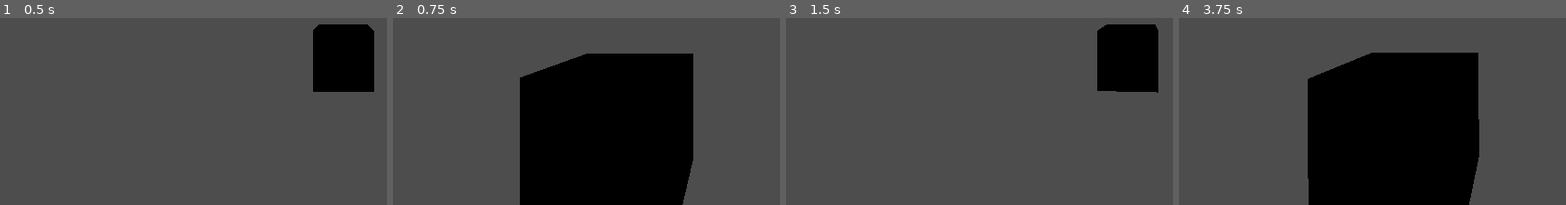
Above: before the commit, frames 1-4 (left to right).
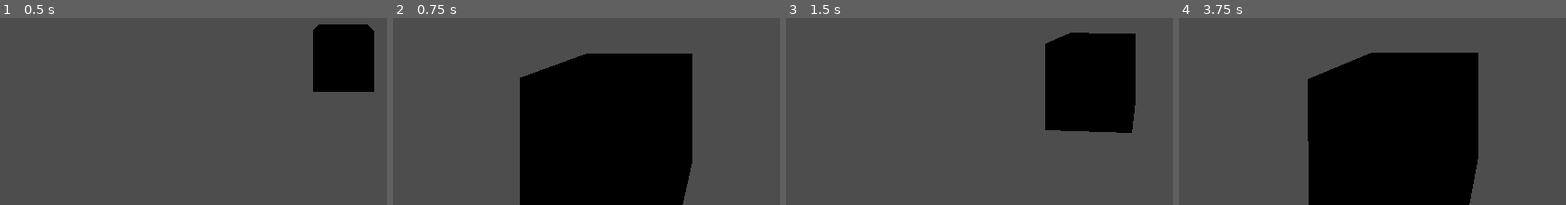
Above: after the commit, the same moments.

Repository: RangoAx/proyect-move
Game: Godot game, scene res://pj/character_body_3d.tscn
Two runs of this game, one before a commit and one after it. Both use one fixed random seed, a clock stepped at 60 frames per second and the inputs below. The project has no main scene, so this scene is started directly. The engine's default icon, where the game draws it, is replaced by a stand-in: a white triangle on a blue panel in a dark square.
Inputs (mouse positions are in pixels of both pictures, inside the frame that each line leads up to):
- Up to frame 1 (0.5 s): no input
- Up to frame 2 (0.75 s): tap Enter at 0.5 s; move the mouse to (outside the picture) at 0.52 s; hold W (move_forward) from 0.53 s (still down); hold Right mouse button (aim) from 0.53 s (still down)
- Up to frame 3 (1.5 s): keep holding W (move_forward); tap Space (jump) at 0.77, 1.25 s; move the mouse to (outside the picture) at 1.27 s; release Right mouse button (aim) at 1.28 s; right-click (outside the picture) at 1.35 s
- Up to frame 4 (3.75 s): keep holding W (move_forward); tap Space (jump) at 1.52, 2.75, 3.02 s; tap Enter at 2, 3.5 s; move the mouse to (outside the picture) at 2.02 s; hold Shift (run) 2.03-2.78 s; right-click (outside the picture) at 2.3 s; move the mouse to (outside the picture) at 2.77 s; right-click (outside the picture) at 2.85 s; move the mouse to (outside the picture) at 3.52 s; hold Right mouse button (aim) from 3.53 s (still down)

Frame 1 is identical in both runs. In frame 2, 0.2% of the frame differs, in the area x 33-78%, y 19-98%; in frame 3, 12%, in the area x 66-97%, y 3-62%; in frame 4, 0.1%.

Commit message:
retoques en el aim

Diff:
--- a/pj/character_body_3d.gd
+++ b/pj/character_body_3d.gd
@@ -37,12 +37,12 @@
 		_spring_arm.position = _spring_arm.position.move_toward(aim_position, 0.075)
 		_spring_arm.spring_length = move_toward(_spring_arm.spring_length, aim_length, 0.15)
 		_camera.fov = move_toward(_camera.fov, aim_fov, 1.5)
-		mesh.global_rotation.y = lerp_angle(mesh.global_rotation.y, _camera.global_rotation.y, 0.18)
-		mesh.global_rotation.z = lerp_angle(mesh.global_rotation.z, _camera.global_rotation.z, 0.18)
+		mesh.global_rotation.y = lerp_angle(mesh.global_rotation.y, _camera.global_rotation.y, 0.15)
+		mesh.global_rotation.z = lerp_angle(mesh.global_rotation.z, _camera.global_rotation.z, 0.15)
 	else:
-		_spring_arm.position = default_position
-		_spring_arm.spring_length = default_length
-		_camera.fov = default_fov
+		_spring_arm.position = _spring_arm.position.move_toward(default_position, 0.12)
+		_spring_arm.spring_length = move_toward(_spring_arm.spring_length, default_length, 0.25)
+		_camera.fov = move_toward(_camera.fov, default_fov, 2.5)
 	var input_direction := Input.get_vector("move_left", "move_right", "move_forward", "move_back")
 	var direction := Vector3(input_direction.x,0,input_direction.y).rotated(Vector3(0,1,0),_camera_pivot.rotation.y)
 	_camera_pivot.rotation = _camera_pivot.rotation.move_toward(expected_rotation,delta * camera_weight * _camera_pivot.rotation.distance_to(expected_rotation))
